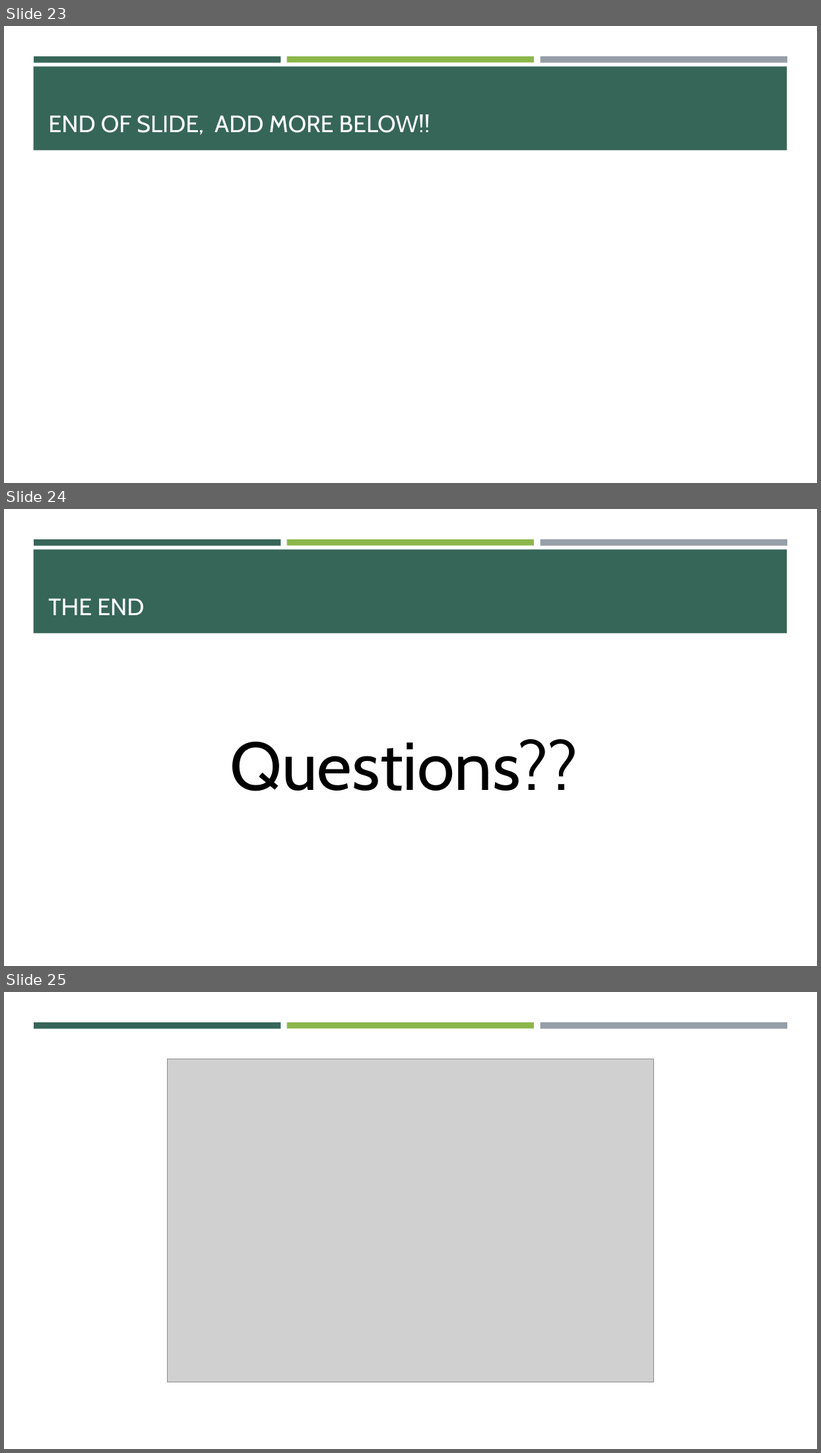
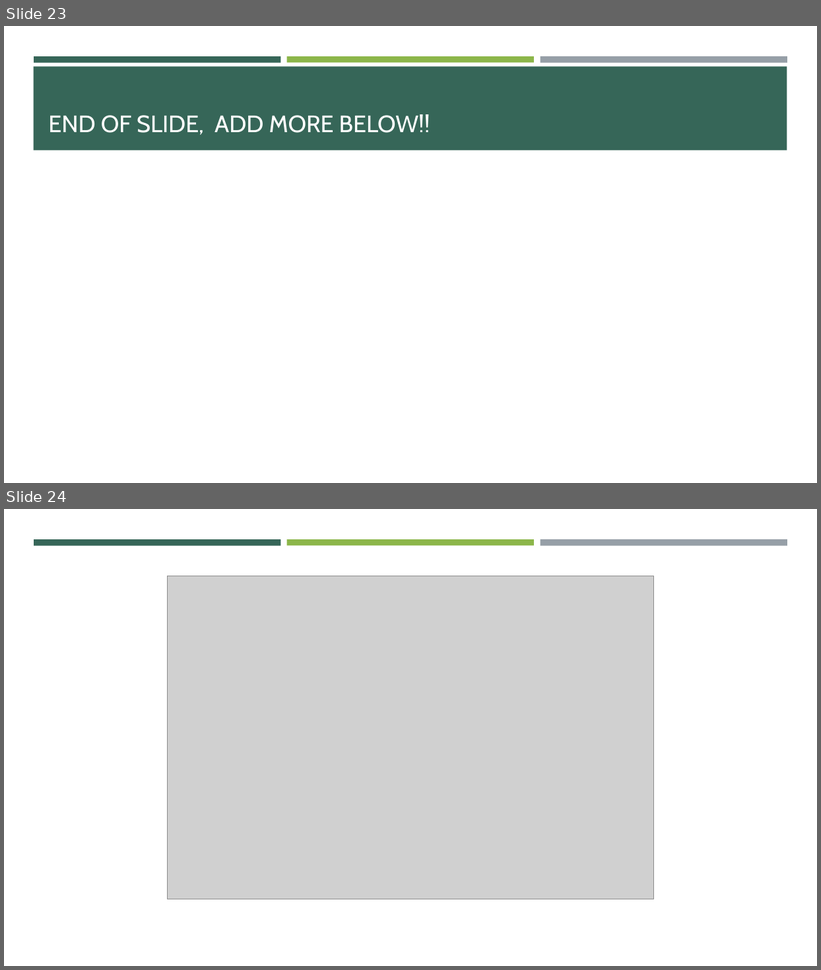
Before and after one commit to haverga/project_04, a slide deck: p4_slides.pptx. Shown one above the other, each under a label of ours: slides 23, 24 and 25 before the commit, slides 23 and 24 after it. The pictures are 821x1453 and 821x970 pixels, drawn with LibreOffice and Linux fonts; fonts in the diff are those of the drawing; grey boxes stand for pictures. Boxes give left, top, right and bottom in pixels: in the first picture for what was removed or moved away, otherwise in the second. Text is boxed around its words. In the diff, an @@ line names an element or a change of style, - is before the commit and + after.

```diff
--- a/p4_slides.pptx
+++ b/p4_slides.pptx
@@ slide 24 removed at box(4, 509, 817, 966), background #FFFFFF; not listed: 4 template elements that a slide beside it also shows @@
@@ title removed at box(48, 599, 144, 615) @@
-THE END
@@ text removed at box(230, 739, 578, 791) @@
-Questions??
@@ what was slide 25 is now slide 24 @@
```
Also in this commit, not shown: 4 slides changed, 3 other slides removed.
